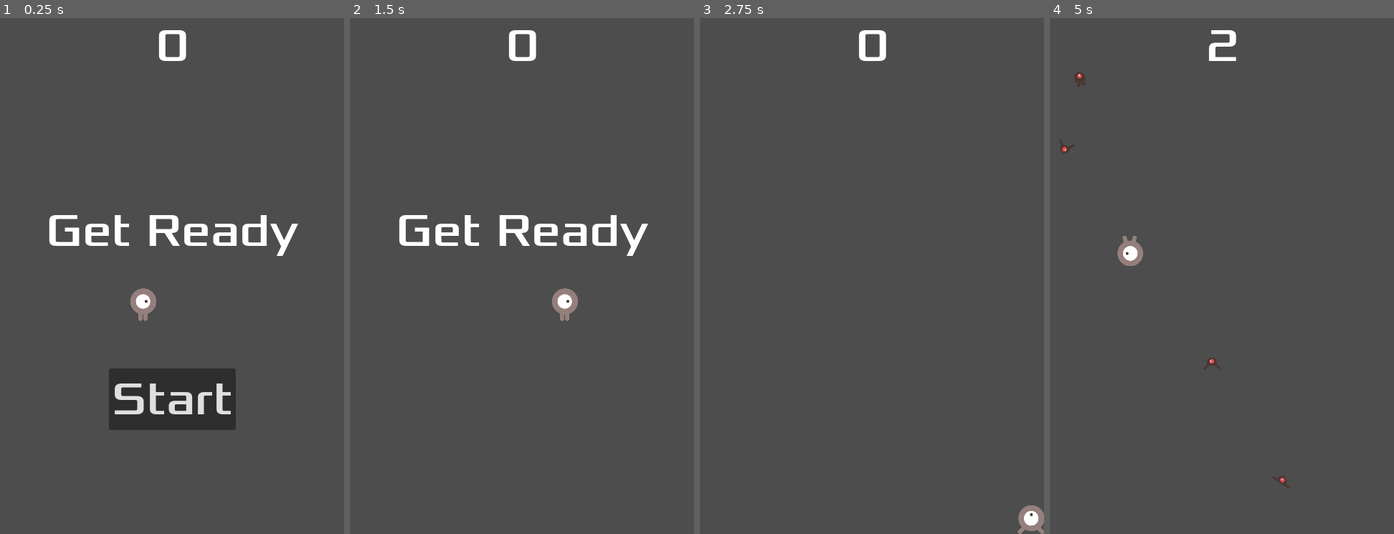
Above: before the commit, frames 1-4 (left to right).
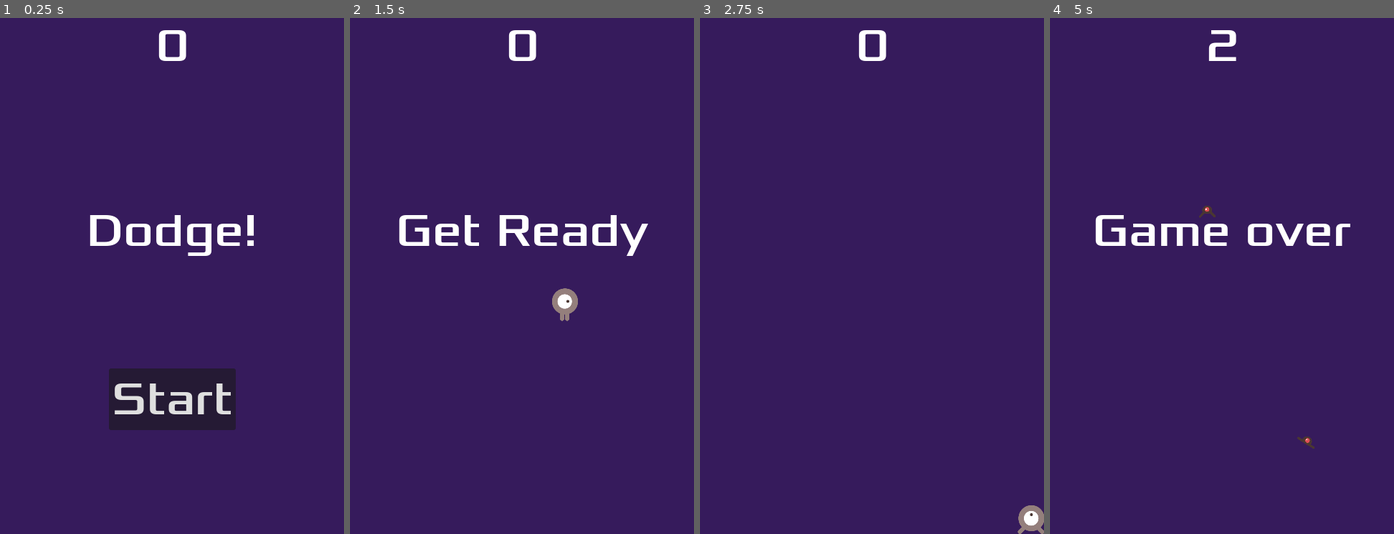
Above: after the commit, the same moments.

Repository: MeDotE/gdot_intro
Game: Godot game, scene res://main.tscn
Same seed, same stepped clock (60 frames per second), same inputs: the game is played once before the commit and once after it.
Inputs:
- Up to frame 1 (0.25 s): no input
- Up to frame 2 (1.5 s): click "Start" at 0.5 s; tap Enter at 1.25 s; hold D (move_right) from 1.28 s (still down)
- Up to frame 3 (2.75 s): release D (move_right) at 2.03 s; hold S (move_down) from 2.03 s (still down)
- Up to frame 4 (5 s): release S (move_down) at 2.78 s; hold D (move_right) 2.78-3.53 s; hold W (move_up) 3.53-4.28 s; hold A (move_left) from 4.28 s (still down)

The runs differ from the first frame. In frame 1, 95% of the frame differs, in the area x 0-100%, y 0-100%; in frame 2, 98%; in frame 3, 99%; in frame 4, 100%.

Commit message:
background and start game shortcut added

Diff:
--- a/Main.gd
+++ b/Main.gd
@@ -4,7 +4,7 @@
 var score
 
 func _ready():
-	new_game()
+	pass
 
 func game_over():
 	$ScoreTimer.stop()
@@ -29,7 +29,7 @@
 	mob_direction += randf_range(-PI/4, PI/4)
 	mob.rotation = mob_direction
 
-	var mob_velocity = Vector2(randf_range(100, 400), 0)
+	var mob_velocity = Vector2(randf_range(250, 600), 0)
 	mob.linear_velocity = mob_velocity.rotated(mob_direction)
 
 	add_child(mob)
--- a/hud.tscn
+++ b/hud.tscn
@@ -1,7 +1,13 @@
-[gd_scene load_steps=3 format=3 uid="uid://cob5wbqvd5xun"]
+[gd_scene load_steps=5 format=3 uid="uid://cob5wbqvd5xun"]
 
 [ext_resource type="Script" path="res://HUD.gd" id="1_dxxsj"]
 [ext_resource type="FontFile" uid="uid://csptxoirn5t3s" path="res://dodge_assets/fonts/Xolonium-Regular.ttf" id="2_admvc"]
+
+[sub_resource type="InputEventAction" id="InputEventAction_a2j5y"]
+action = &"start_game"
+
+[sub_resource type="Shortcut" id="Shortcut_gwb26"]
+events = [SubResource("InputEventAction_a2j5y")]
 
 [node name="HUD" type="CanvasLayer"]
 script = ExtResource("1_dxxsj")
@@ -52,6 +58,7 @@
 grow_vertical = 0
 theme_override_fonts/font = ExtResource("2_admvc")
 theme_override_font_sizes/font_size = 64
+shortcut = SubResource("Shortcut_gwb26")
 text = "Start"
 metadata/_edit_use_anchors_ = true
 
--- a/main.tscn
+++ b/main.tscn
@@ -14,6 +14,14 @@
 [node name="Main" type="Node"]
 script = ExtResource("1_jr6ck")
 mob_scene = ExtResource("2_raeik")
+
+[node name="ColorRect" type="ColorRect" parent="."]
+anchors_preset = 15
+anchor_right = 1.0
+anchor_bottom = 1.0
+grow_horizontal = 2
+grow_vertical = 2
+color = Color(0.211765, 0.105882, 0.360784, 1)
 
 [node name="Goober" parent="." instance=ExtResource("2_kttkn")]
 
--- a/project.godot
+++ b/project.godot
@@ -43,3 +43,8 @@
 "events": [Object(InputEventKey,"resource_local_to_scene":false,"resource_name":"","device":-1,"window_id":0,"alt_pressed":false,"shift_pressed":false,"ctrl_pressed":false,"meta_pressed":false,"pressed":false,"keycode":0,"physical_keycode":83,"key_label":0,"unicode":115,"echo":false,"script":null)
 ]
 }
+start_game={
+"deadzone": 0.5,
+"events": [Object(InputEventKey,"resource_local_to_scene":false,"resource_name":"","device":-1,"window_id":0,"alt_pressed":false,"shift_pressed":false,"ctrl_pressed":false,"meta_pressed":false,"pressed":false,"keycode":0,"physical_keycode":32,"key_label":0,"unicode":32,"echo":false,"script":null)
+]
+}
